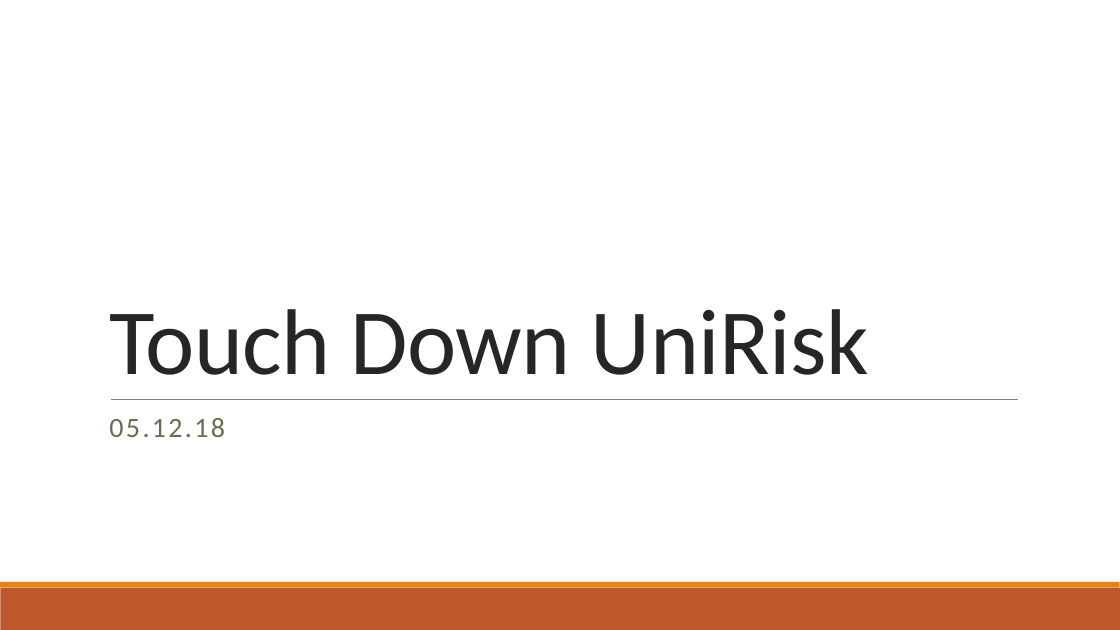
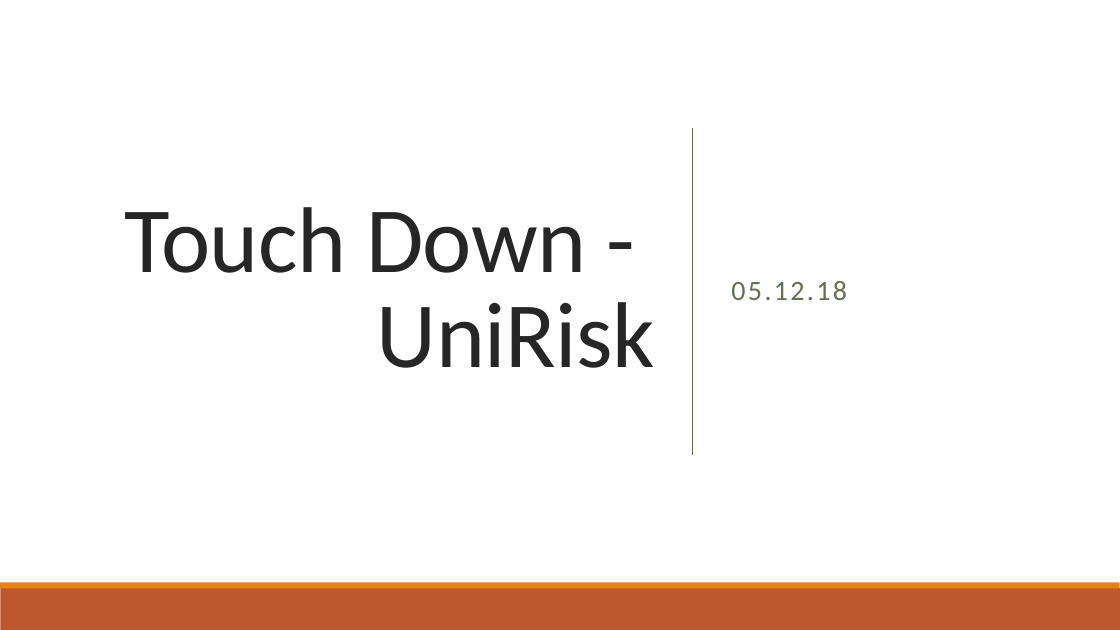
Before and after one commit to Jotec1705/SE-Project2018, a slide deck: slide 1 of Dokumente/02_Arbeitsbereich/01_Projekthandbuch/TouchDown Präsentation UniRisk.pptx. Drawn at 1120x630 pixels with LibreOffice and Linux fonts; fonts in the diff are those of the drawing. Boxes give left, top, right and bottom in pixels: in the first picture for what was removed or moved away, otherwise in the second. Text is boxed around its words. In the diff, an @@ line names an element or a change of style, - is before the commit and + after.

```diff
--- a/Dokumente/02_Arbeitsbereich/01_Projekthandbuch/TouchDown Präsentation UniRisk.pptx
+++ b/Dokumente/02_Arbeitsbereich/01_Projekthandbuch/TouchDown Präsentation UniRisk.pptx
@@ rectangle added at (0,0,1120,630), fill #FFFFFF @@
@@ title "Touch Down - UniRisk" at (125,207,655,368): vertical alignment bottom to middle @@
@@ subtitle "05.12.18": place and size @@
-subtitle "05.12.18" at (109,418,225,437)
+subtitle "05.12.18" at (731,281,847,300)
@@ subtitle "05.12.18" at (731,281,847,300): vertical alignment top to middle @@
@@ line added from (692, 128) to (692, 455), #637052 1 pt @@
@@ title at (125,207,655,368): text changed @@
-Touch Down UniRisk
+Touch Down - UniRisk
@@ line removed from (111, 399) to (1018, 399) @@
@@ rectangle removed at (0,588,1120,630) @@
@@ rectangle removed at (0,582,1120,588) @@
@@ rectangle added at (0,588,1120,630), fill #BD582C @@
@@ rectangle added at (0,582,1120,588), fill #E48312 @@
```
Also in this commit, not shown: 7 other slides changed, 2 slides added.
